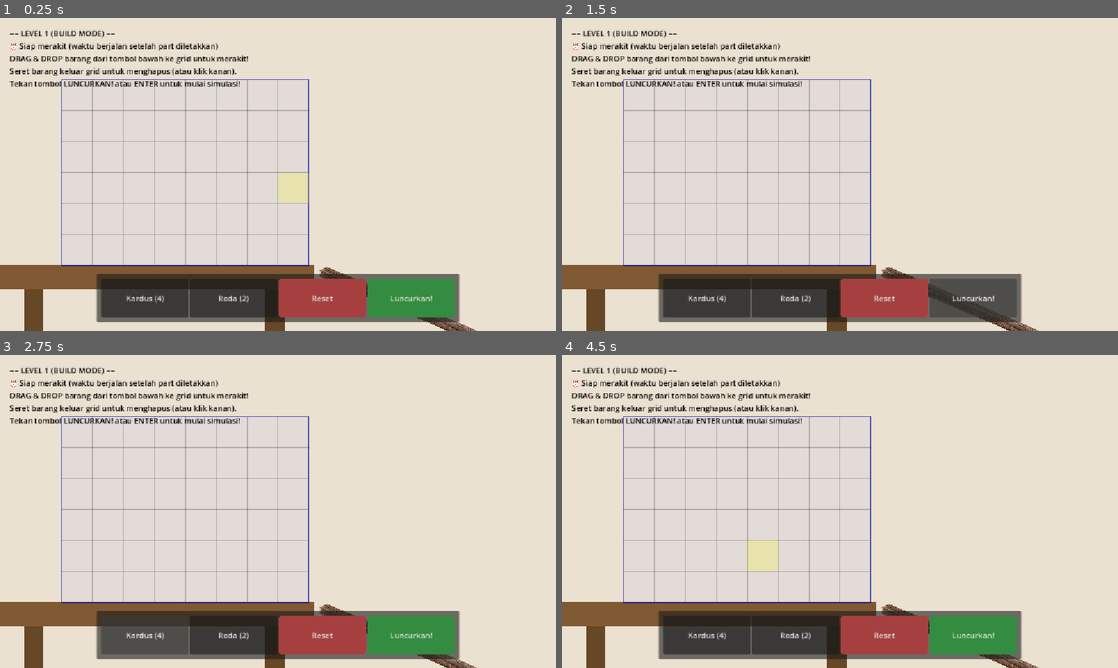
Above: before the commit, frames 1-4 (two rows, left to right).
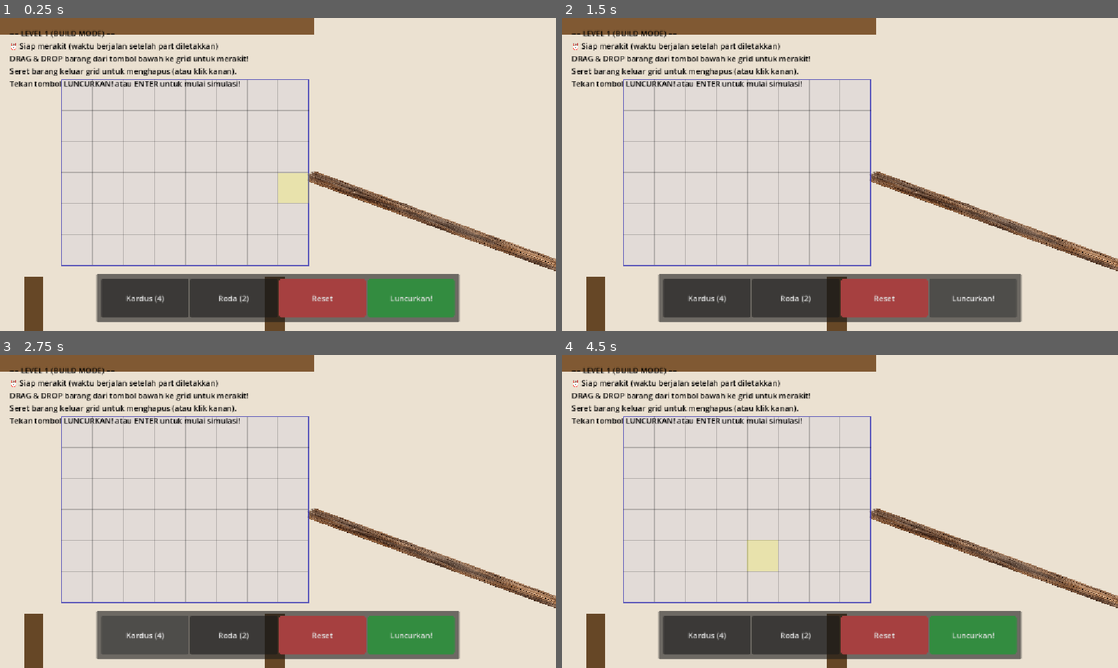
Above: after the commit, the same moments.

Repository: Akabim/gameseed
Game: Godot game, scene res://scenes/Build.tscn
Two runs of this game, one before a commit and one after it. Both use one fixed random seed, a clock stepped at 60 frames per second and the inputs below.
Inputs (mouse positions are in pixels of both pictures, inside the frame that each line leads up to):
- Up to frame 1 (0.25 s): no input
- Up to frame 2 (1.5 s): click "Reset" at 0.5 s; click "Luncurkan!" at 1.25 s
- Up to frame 3 (2.75 s): click "Kardus (4)" at 2 s
- Up to frame 4 (4.5 s): click "Roda (2)" at 2.75 s; tap Enter (ui_accept) at 3.5, 3.77 s; move the mouse to (962, 495) at 3.52 s; hold Right (ui_right) 3.53-4.25 s; tap R at 3.6 s; click (962, 495) at 3.67 s; drag from (728, 527) to (812, 574) at 4.27 s

The runs differ from the first frame. In frame 1, 9.3% of the frame differs, in the area x 0-100%, y 0-100%; in frame 2, 9.5%; in frame 3, 9.3%; in frame 4, 9.3%.

Commit message:
fix: adjust stunt track layout to be smooth and continuous, allowing gravity-only wins in Level 1

Diff:
--- a/scenes/Build.tscn
+++ b/scenes/Build.tscn
@@ -21,7 +21,7 @@
 [node name="Build" type="Node2D" unique_id=1090394640]
 script = ExtResource("1_build")
 
-[node name="Background" type="Node2D" parent="." unique_id=229031328 z_index=-10]
+[node name="Background" type="Node2D" parent="." unique_id=229031328]
 
 [node name="Wallpaper" type="ColorRect" parent="Background" unique_id=1485902522]
 offset_left = -1000.0
@@ -102,13 +102,14 @@
 position = Vector2(300, 537)
 
 [node name="CollisionShape2D" type="CollisionShape2D" parent="Desk" unique_id=134000380]
+position = Vector2(0, -286)
 shape = SubResource("RectangleShape2D_desk")
 
 [node name="ColorRect" type="ColorRect" parent="Desk" unique_id=143386686]
 offset_left = -350.0
-offset_top = -25.0
+offset_top = -314.0
 offset_right = 350.0
-offset_bottom = 25.0
+offset_bottom = -264.0
 color = Color(0.5, 0.35, 0.2, 1)
 
 [node name="DownhillRamp" type="StaticBody2D" parent="." unique_id=214952539]
@@ -118,9 +119,9 @@
 [node name="CollisionShape2D" type="CollisionShape2D" parent="DownhillRamp" unique_id=734395368]
 shape = SubResource("RectangleShape2D_downramp")
 
-[node name="Sprite2D" type="Sprite2D" parent="DownhillRamp"]
+[node name="Sprite2D" type="Sprite2D" parent="DownhillRamp" unique_id=286339005]
+scale = Vector2(1.694444, 0.245902)
 texture = ExtResource("2_papan")
-scale = Vector2(1.694444, 0.245902)
 
 [node name="Floor" type="StaticBody2D" parent="." unique_id=1231308069]
 position = Vector2(3000, 800)
@@ -142,9 +143,9 @@
 [node name="CollisionShape2D" type="CollisionShape2D" parent="LaunchRamp" unique_id=2037107621]
 shape = SubResource("RectangleShape2D_launch")
 
-[node name="Sprite2D" type="Sprite2D" parent="LaunchRamp"]
+[node name="Sprite2D" type="Sprite2D" parent="LaunchRamp" unique_id=1313548650]
+scale = Vector2(0.833333, 0.327869)
 texture = ExtResource("2_papan")
-scale = Vector2(0.833333, 0.327869)
 
 [node name="FairyArea" type="Area2D" parent="." unique_id=581647585]
 position = Vector2(2500, 350)
@@ -210,12 +211,12 @@
 size_flags_horizontal = 3
 text = "Balon (0)"
 
-[node name="ResetButton" type="Button" parent="UI/BuildPanel/HBox"]
+[node name="ResetButton" type="Button" parent="UI/BuildPanel/HBox" unique_id=70972207]
 layout_mode = 2
 size_flags_horizontal = 3
 text = "Reset"
 
-[node name="PlayButton" type="Button" parent="UI/BuildPanel/HBox"]
+[node name="PlayButton" type="Button" parent="UI/BuildPanel/HBox" unique_id=443733917]
 layout_mode = 2
 size_flags_horizontal = 3
 text = "Luncurkan!"
--- a/scripts/build.gd
+++ b/scripts/build.gd
@@ -92,55 +92,51 @@
 	# Desain level progresif (5 Level) berdasarkan part yang di-unlock dan perubahan stunt track
 	var level = Global.current_level
 
-	# Layout default Level 1
-	var desk_pos = Vector2(300, 537)
-	var down_pos = Vector2(920, 631)
-	var down_rot = 0.401426
-	var launch_pos = Vector2(1800, 700)
-	var launch_rot = -0.436332
-	var fairy_pos = Vector2(2100, 680)
+	# Layout default Level 1 (Jalur turun mulus terhubung)
+	var desk_pos = Vector2(300, 300)
+	var down_pos = Vector2(900, 420)
+	var down_rot = 0.35
+	var launch_pos = Vector2(1450, 560)
+	var launch_rot = -0.2
+	var fairy_pos = Vector2(1850, 580)
 
 	match level:
 		1:
-			# Level 1: Rampa normal, Peri Gigi dekat di atas lantai karpet.
-			fairy_pos = Vector2(2100, 680)
+			# Level 1: Rampa terhubung mulus. Peri Gigi dekat di ujung rampa terbang. Bisa lolos murni pakai gravitasi!
+			pass
 		2:
-			# Level 2: Celah (Gap) lebih lebar antara rampa turun dan rampa terbang.
-			launch_pos = Vector2(2000, 720)
-			launch_rot = -0.35
-			fairy_pos = Vector2(2700, 520)
+			# Level 2: Pendorong terbuka. Ada celah (gap) rintangan di tengah rampa. Harus boost melompati celah!
+			launch_pos = Vector2(1650, 600)
+			launch_rot = -0.25
+			fairy_pos = Vector2(2100, 580)
 		3:
-			# Level 3: Meja lebih tinggi, rampa turun lebih terjal, rampa terbang mengarah ke langit.
-			desk_pos = Vector2(300, 480)
-			down_pos = Vector2(920, 580)
-			down_rot = 0.45
-			launch_pos = Vector2(1700, 680)
-			launch_rot = -0.6
-			fairy_pos = Vector2(3100, 250)
+			# Level 3: Balon terbuka. Rampa terbang mendongak tajam, Peri Gigi melayang tinggi (butuh Balon + Pendorong).
+			launch_rot = -0.5
+			fairy_pos = Vector2(1850, 300)
 		4:
-			# Level 4: Drop yang sangat curam, rampa terbang jauh di kanan.
-			desk_pos = Vector2(300, 450)
-			down_pos = Vector2(920, 560)
-			down_rot = 0.55
-			launch_pos = Vector2(1900, 710)
-			launch_rot = -0.5
-			fairy_pos = Vector2(3600, 180)
+			# Level 4: Meja lebih tinggi, drop lebih curam, rampa terbang jauh (butuh kecepatan tinggi & melayang).
+			desk_pos = Vector2(300, 200)
+			down_pos = Vector2(900, 380)
+			down_rot = 0.5
+			launch_pos = Vector2(1650, 620)
+			launch_rot = -0.4
+			fairy_pos = Vector2(2200, 350)
 		5:
-			# Level 5: Grand Finale. Celah raksasa, meja sangat tinggi, rampa lurus terbang jauh.
-			desk_pos = Vector2(300, 400)
-			down_pos = Vector2(920, 520)
+			# Level 5: Grand Finale. Meja sangat tinggi, drop terjal ekstrem, celah lompatan raksasa, Peri Gigi bergerak cepat.
+			desk_pos = Vector2(300, 150)
+			down_pos = Vector2(900, 350)
 			down_rot = 0.6
-			launch_pos = Vector2(2200, 730)
-			launch_rot = -0.45
-			fairy_pos = Vector2(4200, 120)
+			launch_pos = Vector2(1800, 680)
+			launch_rot = -0.4
+			fairy_pos = Vector2(2400, 250)
 		_:
 			# Endless mode: rampa acak secara dinamis
-			desk_pos = Vector2(300, max(350, 400 - (level - 5) * 10))
-			down_pos = Vector2(920, max(470, 520 - (level - 5) * 10))
+			desk_pos = Vector2(300, max(100, 150 - (level - 5) * 10))
+			down_pos = Vector2(900, max(300, 350 - (level - 5) * 10))
 			down_rot = min(0.7, 0.6 + (level - 5) * 0.02)
-			launch_pos = Vector2(2200 + (level - 5) * 100, 730)
+			launch_pos = Vector2(1800 + (level - 5) * 100, 680)
 			launch_rot = -0.45
-			fairy_pos = Vector2(4200 + (level - 5) * 300, max(100, 120 - (level - 5) * 20))
+			fairy_pos = Vector2(2400 + (level - 5) * 300, max(100, 250 - (level - 5) * 20))
 
 	# Terapkan posisi & rotasi baru ke environment
 	if is_instance_valid(desk_node): desk_node.position = desk_pos
Not shown: 1 places in scenes/Build.tscn that only renumber resources
